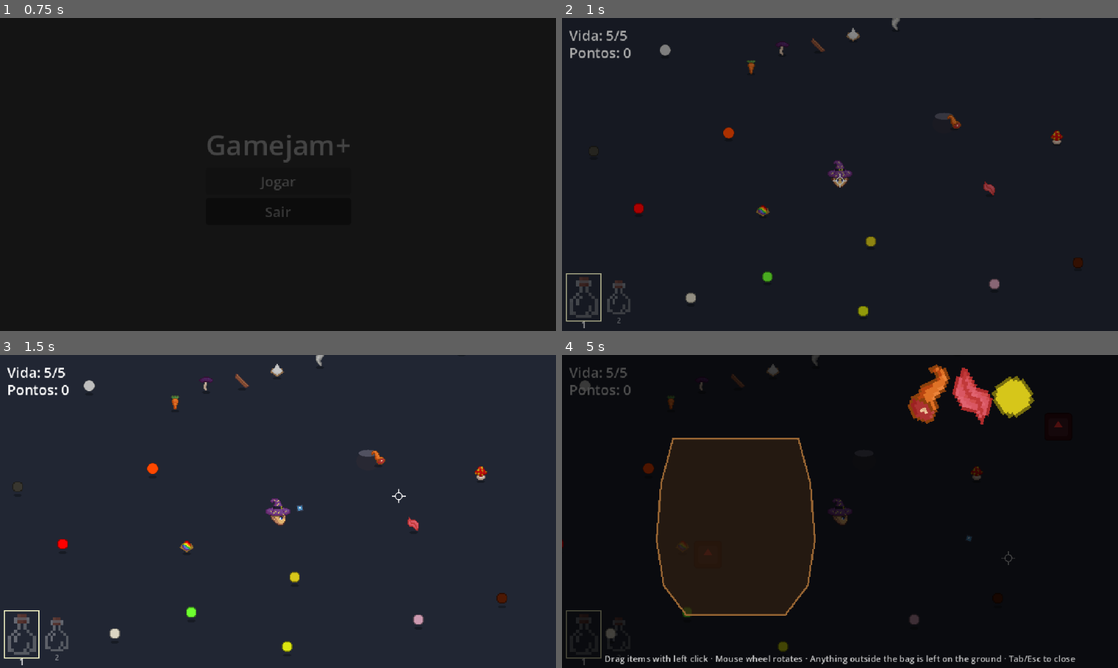
Above: before the commit, frames 1-4 (two rows, left to right).
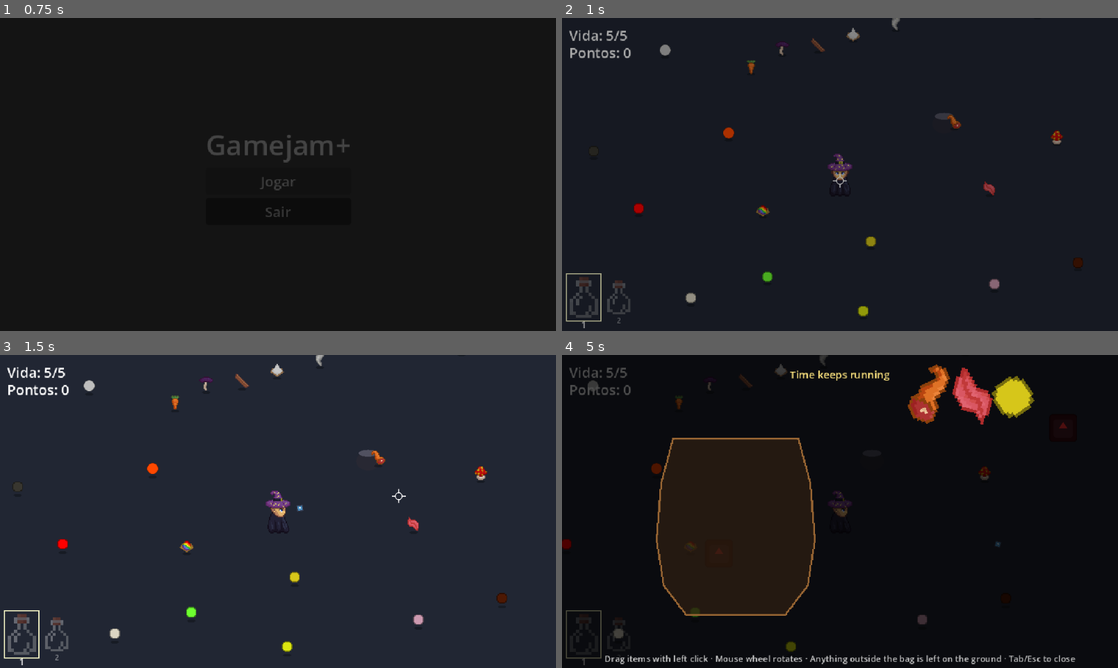
Above: after the commit, the same moments.

Repository: JvCodes76/Gamejam-
Game: Godot game, scene res://ui/main_menu.tscn
The game is run twice, just before and just after one commit, with the same random seed, the same clock (stepped at 60 frames per second) and the same inputs. The engine's default icon, where the game draws it, is replaced by a stand-in: a white triangle on a blue panel in a dark square.
Inputs (mouse positions are in pixels of both pictures, inside the frame that each line leads up to):
- Up to frame 1 (0.75 s): click "Jogar" at 0.5 s
- Up to frame 2 (1 s): no input
- Up to frame 3 (1.5 s): tap Enter (brew) at 1.25 s; move the mouse to (400, 495) at 1.27 s; hold D (move_right) from 1.28 s (still down); hold F (bottle) from 1.28 s (still down); click (400, 495) at 1.42 s
- Up to frame 4 (5 s): tap Enter (brew) at 1.55 s; release D (move_right) at 2 s; release F (bottle) at 2 s; drag from (728, 527) to (840, 511) at 2.02 s; move the mouse to (895, 442) at 2.77 s; press the mouse at (895, 442) at 2.78 s; hold D (move_right) 2.78-3.5 s; tap F (bottle) at 3.05 s; release the mouse at (895, 442) at 3.5 s; drag from (812, 574) to (606, 567) at 3.52 s; move the mouse to (1006, 558) at 4.27 s; hold A (move_left) from 4.28 s (still down); hold Enter (brew) from 4.28 s (still down); click (1006, 558) at 4.55 s; tap Tab (inventory) at 4.9 s

Frame 1 is identical in both runs. In frame 2, 0.3% of the frame differs, in the area x 47-53%, y 43-55%; in frame 3, 0.3%; in frame 4, 1.4%, in the area x 0-91%, y 0-95%.

Commit message:
Capa do player

Diff:
--- a/gamejam+/combat/synergy_constants.gd
+++ b/gamejam+/combat/synergy_constants.gd
@@ -229,7 +229,7 @@
 const ANNOUNCE_FLASH_ALPHA: float = 0.35
 const ANNOUNCE_FLASH_TIME: float = 0.1
 # Duração da subida do nome até o topo da tela (s)
-const ANNOUNCE_FLOAT_TIME: float = 2.5
+const ANNOUNCE_FLOAT_TIME: float = 5.0
 # Curva de aceleração da subida (1 = linear; maior = acelera mais)
 const ANNOUNCE_ACCEL_CURVE: float = 1.4
 # Fração final da subida em que o nome some (fade)
--- a/gamejam+/inventory/inventory_screen.gd
+++ b/gamejam+/inventory/inventory_screen.gd
@@ -1,6 +1,6 @@
 class_name InventoryScreen
 extends CanvasLayer
-## Tela do inventário físico: pausa o jogo e mostra a bolsa e o chão.
+## Tela do inventário físico: mostra a bolsa e o chão; o jogo continua rodando.
 
 @export var spawn_area: Rect2 = Rect2(400, 40, 190, 80)
 @export var drop_scatter: float = 24.0
@@ -24,6 +24,10 @@
 @export var wobble_interval: float = 0.15
 @export var wobble_impulse: float = 22.0
 @export var toast_time: float = 1.6
+# Distância do player ao caldeirão aberto a partir da qual o menu fecha sozinho
+@export var cauldron_leave_distance: float = 72.0
+@export var hint_time: float = 2.0
+@export var hint_text: String = "Time keeps running"
 @export var trash_position: Vector2 = Vector2(560, 230)
 @export var picker_slot_gap: float = 48.0
 @export var picker_dim_color: Color = Color(0, 0, 0, 0.6)
@@ -41,8 +45,6 @@
 # Item físico -> posição original no mundo (itens vindos do chão)
 var _origins: Dictionary = {}
 var _spawn_index: int = 0
-var _frozen_scene: Node
-var _prev_scene_mode: Node.ProcessMode = Node.PROCESS_MODE_INHERIT
 var _cauldron: Cauldron = null
 var _vessel: CauldronVessel = null
 var _wobble_timer: float = 0.0
@@ -71,6 +73,7 @@
 	_build_screen_walls()
 	EventBus.inventory_open_requested.connect(open)
 	EventBus.cauldron_open_requested.connect(_on_cauldron_open_requested)
+	EventBus.player_died.connect(_on_player_died)
 	_help_normal = _help.text
 	_build_brew_ui()
 	_announce_layer = CanvasLayer.new()
@@ -165,10 +168,7 @@
 		_spawn_in_area(data)
 	ItemManager.pending_items.clear()
 	visible = true
-	# Não usa get_tree().paused: pausar a árvore também pausa o PhysicsServer2D e congelaria os itens
-	_frozen_scene = get_tree().current_scene
-	_prev_scene_mode = _frozen_scene.process_mode
-	_frozen_scene.process_mode = Node.PROCESS_MODE_DISABLED
+	_toast_message(hint_text, hint_time)
 	print("[Inventory] - Aberto (%d na bolsa%s)" % [ItemManager.bag_entries.size(), ", modo caldeirão" if _cauldron != null else ""])
 
 # Fecha: salva a bolsa (e o caldeirão) e derruba o resto no chão do mundo
@@ -206,13 +206,25 @@
 	ItemManager.save_bag_layout(kept)
 	_tooltip.clear()
 	visible = false
-	if is_instance_valid(_frozen_scene):
-		_frozen_scene.process_mode = _prev_scene_mode
-	_frozen_scene = null
 	Input.mouse_mode = _prev_mouse_mode
 	ItemManager.inventory_open = false
 	EventBus.inventory_closed.emit()
 	print("[Inventory] - Fechado (%d na bolsa, %d no chão)" % [kept.size(), dropped])
+
+# Fecha ao morrer para restaurar cursor e flags
+func _on_player_died() -> void:
+	close()
+
+
+# Se sair da árvore aberta (level descarregado), libera o estado preso
+func _exit_tree() -> void:
+	if not _open:
+		return
+	_open = false
+	Input.mouse_mode = Input.MOUSE_MODE_VISIBLE
+	ItemManager.inventory_open = false
+	print("[Inventory] - Descarregado com a tela aberta")
+
 
 # Entradas do chão dentro do raio do player, as mais próximas primeiro
 func _nearby_ground_entries() -> Array[Dictionary]:
@@ -301,6 +313,11 @@
 
 func _process(delta: float) -> void:
 	if not _open or _cauldron == null:
+		return
+	var player: Node2D = get_tree().get_first_node_in_group("player") as Node2D
+	if player != null and player.global_position.distance_to(_cauldron.global_position) > cauldron_leave_distance:
+		print("[Inventory] - Player se afastou do caldeirão")
+		close()
 		return
 	var state: CauldronState = _cauldron.state
 	var items: Array[PhysicalItem] = [] as Array[PhysicalItem]
@@ -505,8 +522,11 @@
 
 
 func _clear_cauldron_potion() -> void:
+	if _cauldron == null:
+		return
 	_cauldron.state.potion = null
-	_vessel.clear_potion()
+	if _vessel != null:
+		_vessel.clear_potion()
 	_refresh_brew_ui()
 
 
@@ -640,7 +660,7 @@
 
 
 # Mensagem curta no topo que some sozinha
-func _toast_message(text: String) -> void:
+func _toast_message(text: String, time: float = -1.0) -> void:
 	_warn_active = false
 	_toast.add_theme_color_override("font_color", Color(1, 0.9, 0.5))
 	_toast.text = text
@@ -648,5 +668,5 @@
 		_toast_tween.kill()
 	_toast.modulate.a = 1.0
 	_toast_tween = create_tween()
-	_toast_tween.tween_interval(toast_time)
+	_toast_tween.tween_interval(toast_time if time < 0.0 else time)
 	_toast_tween.tween_property(_toast, "modulate:a", 0.0, 0.4)
--- a/gamejam+/player/player.gd
+++ b/gamejam+/player/player.gd
@@ -10,6 +10,9 @@
 @export var aim_deadzone: float = 0.3
 @export var gamepad_crosshair_distance: float = 60.0
 @export var walk_frame_time: float = 0.18
+@export var cape_frame_time: float = 0.12
+# Pixels que a cabeça sobe nos quadros "andando"
+@export var head_bob: float = 1.0
 
 var _fire_timer: float = 0.0
 var _aim_direction: Vector2 = Vector2.RIGHT
@@ -18,6 +21,9 @@
 var _director: SynergyDirector = null
 var _walk_timer: float = 0.0
 var _walk_frame: int = 0
+var _cape_timer: float = 0.0
+var _cape_frame: int = 0
+var _head_base_y: float = 0.0
 # Posição no ciclo de cores do arco-íris (receita RAINBOWS!!!)
 var _rainbow_index: int = 0
 
@@ -26,6 +32,7 @@
 enum Facing { DOWN, RIGHT, LEFT, UP }
 
 @onready var _sprite: Sprite2D = $Sprite2D
+@onready var _cape: Sprite2D = $Cape
 @onready var _pivot: Node2D = $Pivot
 @onready var _muzzle: Marker2D = $Pivot/Muzzle
 @onready var _health: HealthComponent = $HealthComponent
@@ -33,6 +40,7 @@
 
 
 func _ready() -> void:
+	_head_base_y = _sprite.position.y
 	_health.health_changed.connect(_on_health_changed)
 	_health.died.connect(_on_died)
 	_director = SynergyDirector.new()
@@ -79,7 +87,7 @@
 	_handle_movement(delta)
 	_update_sprite(delta)
 	_fire_timer -= delta
-	if Input.is_action_pressed("shoot") and _fire_timer <= 0.0:
+	if Input.is_action_pressed("shoot") and _fire_timer <= 0.0 and not ItemManager.inventory_open:
 		_shoot()
 
 
@@ -95,6 +103,11 @@
 
 ## Atualiza a mira (analógico ou mouse), gira o Pivot e posiciona o crosshair.
 func _update_aim() -> void:
+	# Com o inventário aberto a mira fica congelada e o crosshair some
+	if ItemManager.inventory_open:
+		_crosshair.visible = false
+		return
+	_crosshair.visible = not get_tree().paused
 	var stick: Vector2 = Input.get_vector("aim_left", "aim_right", "aim_up", "aim_down")
 	if stick.length() > aim_deadzone:
 		_use_gamepad = true
@@ -122,7 +135,22 @@
 	else:
 		_walk_timer = 0.0
 		_walk_frame = 0
+	_update_cape(delta, velocity.length() > 5.0)
+	_sprite.position.y = _head_base_y - (head_bob if _walk_frame == 1 else 0.0)
 	_sprite.frame = facing * FRAMES_PER_DIRECTION + _walk_frame
+
+
+## Anima a capa: parada no quadro 0, cicla os 4 quadros ao andar.
+func _update_cape(delta: float, walking: bool) -> void:
+	if walking:
+		_cape_timer += delta
+		if _cape_timer >= cape_frame_time:
+			_cape_timer = 0.0
+			_cape_frame = (_cape_frame + 1) % _cape.hframes
+	else:
+		_cape_timer = 0.0
+		_cape_frame = 0
+	_cape.frame = _cape_frame
 
 
 ## Converte a direção da mira em uma das 4 direções da folha.
@@ -174,6 +202,8 @@
 
 ## Alterna cursor do sistema e crosshair conforme a pausa.
 func _on_game_paused(paused: bool) -> void:
+	if ItemManager.inventory_open:
+		return
 	Input.mouse_mode = Input.MOUSE_MODE_VISIBLE if paused else Input.MOUSE_MODE_HIDDEN
 	_crosshair.visible = not paused
 
--- a/gamejam+/player/player.tscn
+++ b/gamejam+/player/player.tscn
@@ -7,6 +7,7 @@
 
 [ext_resource type="Script" path="res://player/crosshair.gd" id="5"]
 [ext_resource type="Script" path="res://inventory/interactor.gd" id="6"]
+[ext_resource type="Texture2D" path="res://Cape_Animation2-Sheet.png" id="7"]
 
 [sub_resource type="CircleShape2D" id="CircleShape2D_body"]
 radius = 10.0
@@ -22,7 +23,15 @@
 [node name="CollisionShape2D" type="CollisionShape2D" parent="."]
 shape = SubResource("CircleShape2D_body")
 
+[node name="Cape" type="Sprite2D" parent="."]
+texture_filter = 1
+position = Vector2(0, 10)
+texture = ExtResource("7")
+hframes = 4
+
 [node name="Sprite2D" type="Sprite2D" parent="."]
+texture_filter = 1
+position = Vector2(0, -8)
 texture_filter = 1
 texture = ExtResource("2")
 hframes = 8
Not shown, added: gamejam+/Cape_Animation2-Sheet.png.import
Not shown: 1 places in gamejam+/player/player.tscn that only renumber resources
Not shown, added: gamejam+/Halloween Tileset 80+ Tiles.zip
